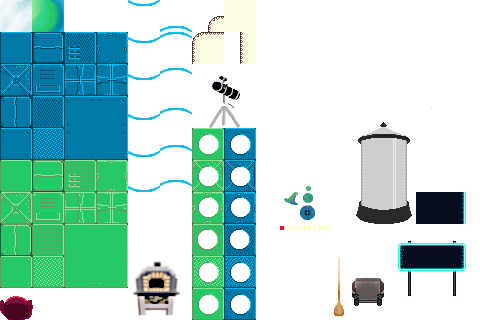
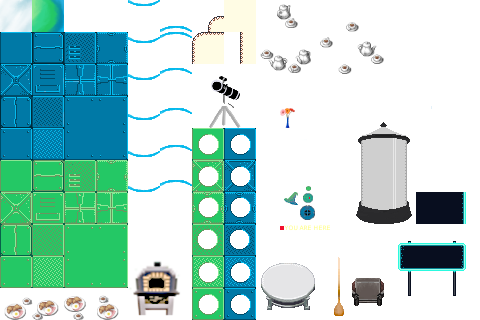
Two versions of the same layered image (480 x 320). Layer-by-layer changes:
added layer "4" above "3" over [97, 295, 119, 320]
added layer "3" above "2 #1" over [64, 296, 86, 320]
added layer "2 #1" above "5" over [32, 300, 59, 320]
added layer "5" above "6" over [357, 41, 384, 64]
added layer "6" above "7" over [260, 49, 288, 71]
added layer "7" above "blumen" over [288, 49, 311, 73]
added layer "blumen" above "8" over [280, 108, 295, 128]
added layer "8" above "n" over [338, 64, 352, 74]
added layer "n" above "9" over [346, 22, 359, 32]
added layer "9" above "vv" over [320, 37, 333, 48]
added layer "vv" above "g #1" over [277, 4, 298, 28]
added layer "g #1" above "w" over [4, 297, 33, 320]
added layer "w" above "l" over [261, 263, 315, 310]
painted on "sessel" over [0, 296, 33, 320]
